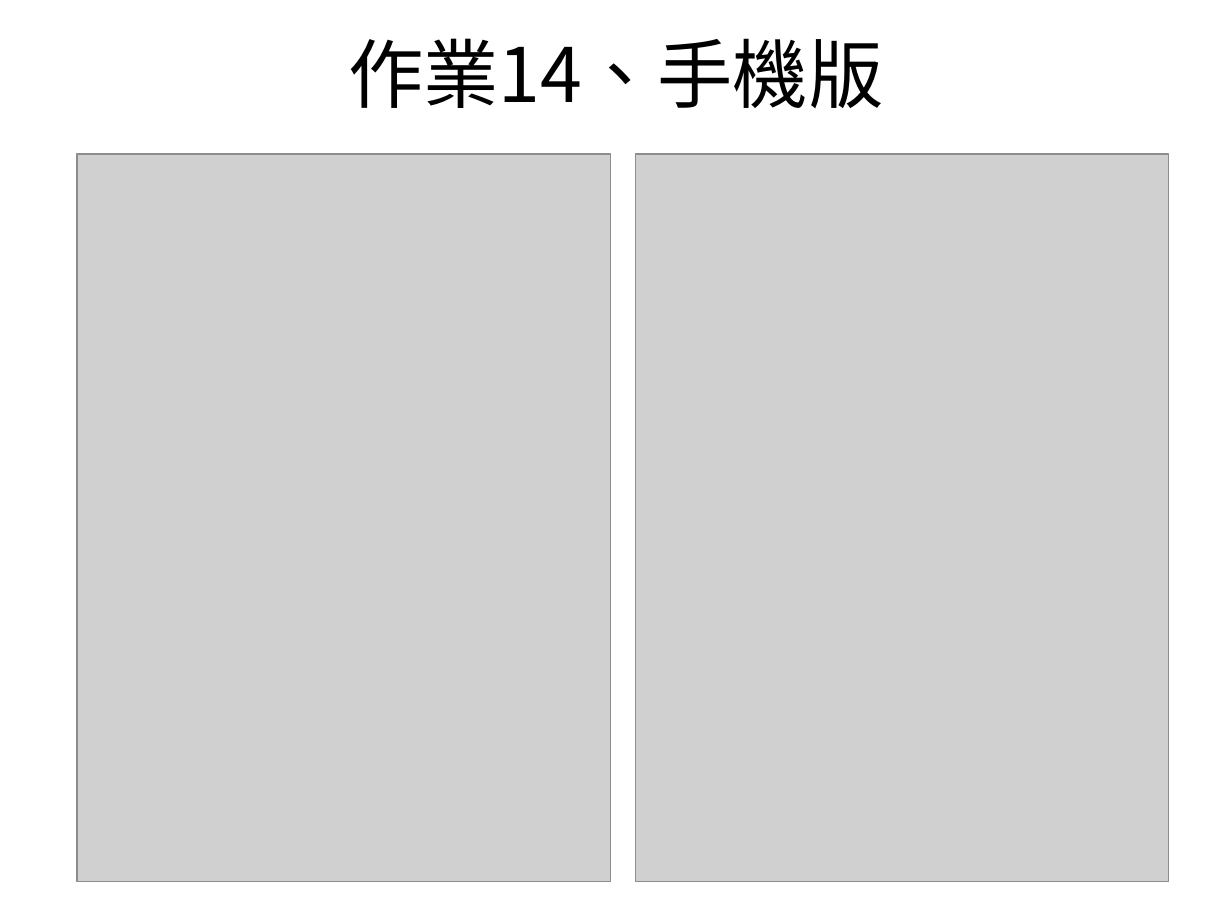
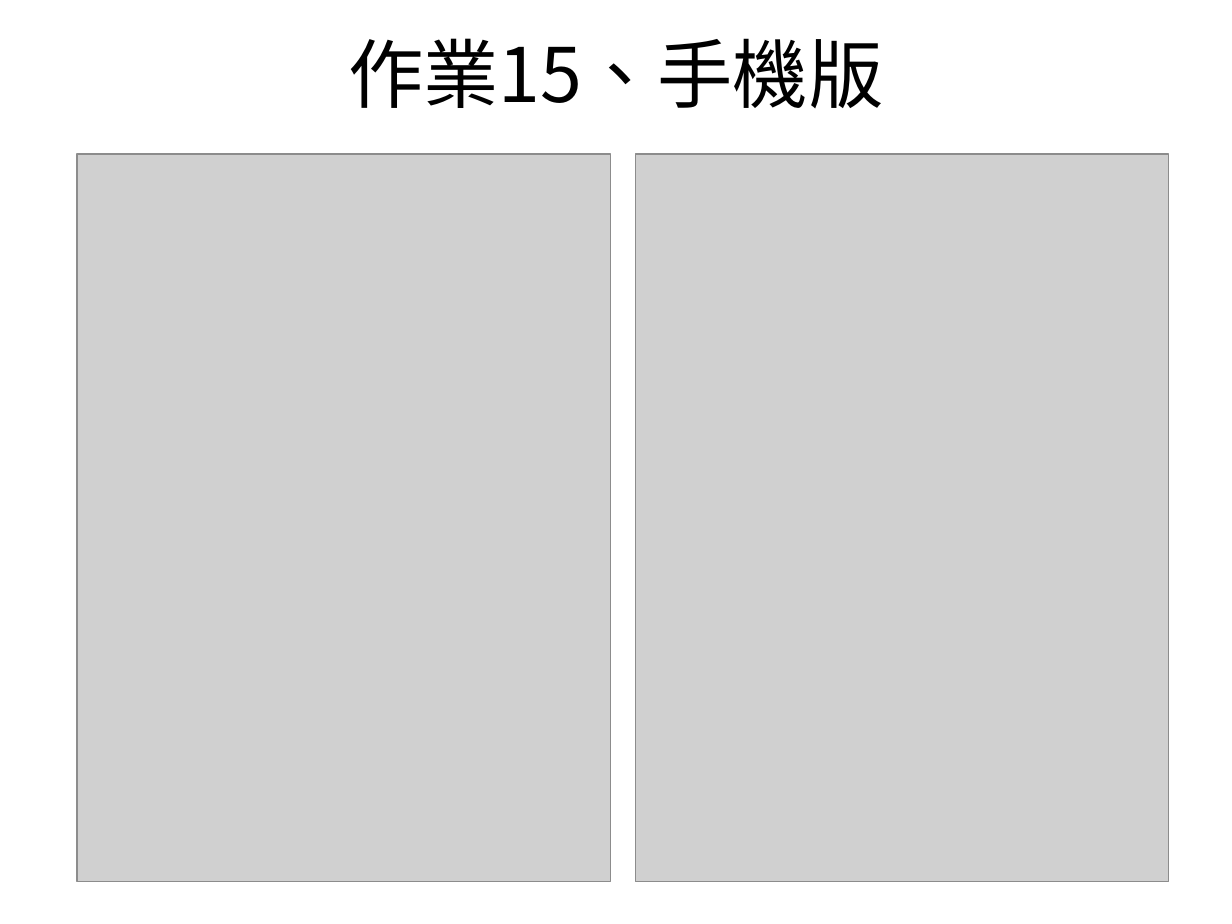
Before and after one commit to bfhaha/bfhaha.github.io, a slide deck: slide 22 of salesforce.ppt. Drawn at 1232x924 pixels with LibreOffice and Linux fonts; fonts in the diff are those of the drawing; grey boxes stand for pictures. Boxes give left, top, right and bottom in pixels: in the first picture for what was removed or moved away, otherwise in the second. Text is boxed around its words. In the diff, an @@ line names an element or a change of style, - is before the commit and + after.

```diff
--- a/salesforce.ppt
+++ b/salesforce.ppt
@@ title at <box>348,38,883,108</box>: text changed @@
-作業14、手機版
+作業15、手機版
```
Also in this commit, not shown: 14 other slides changed.
